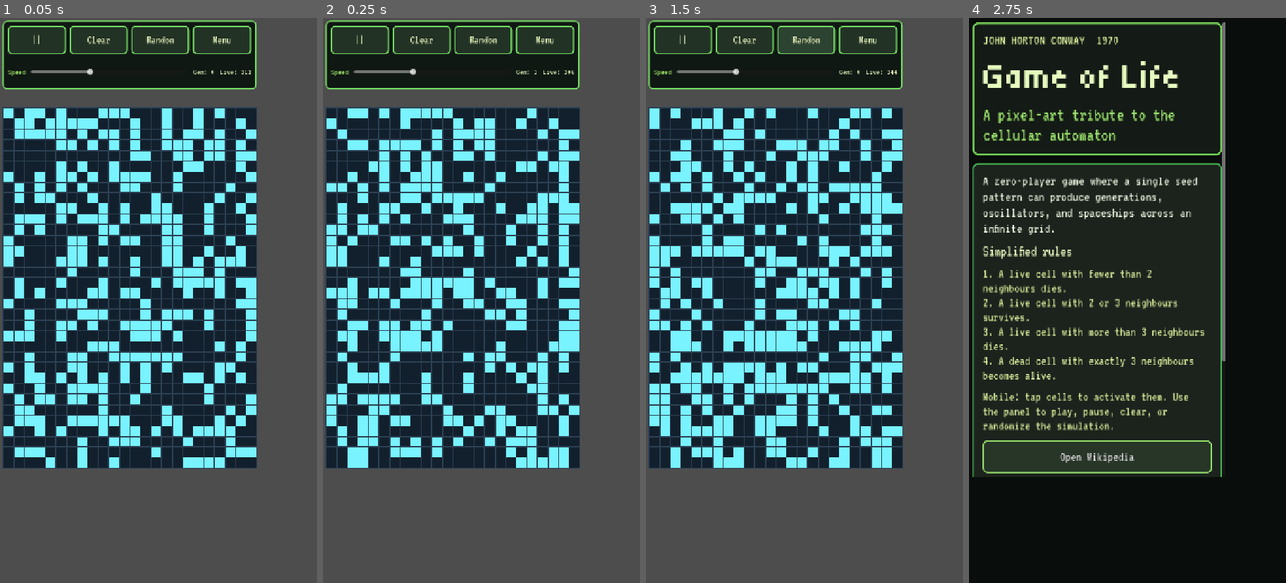
Above: before the commit, frames 1-4 (left to right).
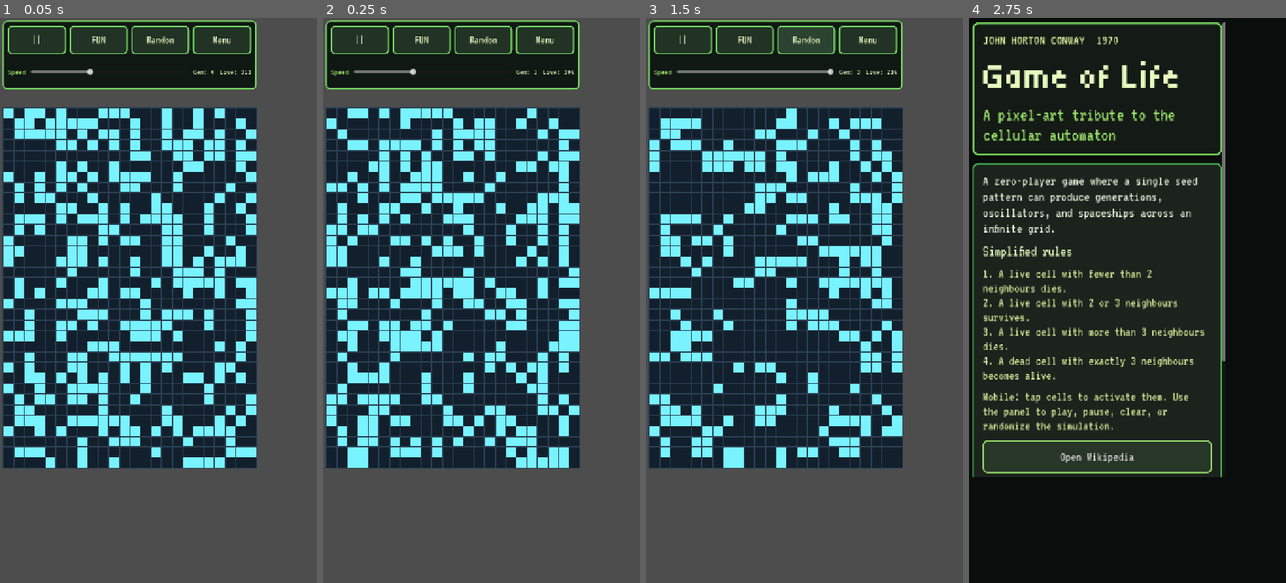
Above: after the commit, the same moments.

Repository: eidast/demo-godot
Game: Godot game, scene res://main.tscn
Same seed, same stepped clock (60 frames per second), same inputs: the game is played once before the commit and once after it. This scene is started directly instead of the project's main scene.
Inputs:
- Up to frame 1 (0.05 s): no input
- Up to frame 2 (0.25 s): no input
- Up to frame 3 (1.5 s): click "Clear" (after the commit: "FUN") at 0.5 s; click "Random" at 1.25 s
- Up to frame 4 (2.75 s): click "Menu" at 2 s

The runs differ from the first frame. In frame 1, less than 0.1% of the frame differs, in the area x 27-35%, y 3-5%; in frame 2, less than 0.1%; in frame 3, 20%, in the area x 1-81%, y 3-80%; in frame 4, nothing differs.

Commit message:
Add procedural music and fun mode updates

Diff:
--- a/main.tscn
+++ b/main.tscn
@@ -1,9 +1,13 @@
-[gd_scene load_steps=2 format=3]
+[gd_scene load_steps=3 format=3]
 
 [ext_resource type="Script" path="res://scripts/GameOfLife.gd" id="1_ufmwb"]
+[ext_resource type="Script" path="res://scripts/GameplayMusicPlayer.gd" id="2_music"]
 
 [node name="GameOfLife" type="Node2D"]
 script = ExtResource("1_ufmwb")
 
+[node name="GameplayMusic" type="AudioStreamPlayer" parent="."]
+script = ExtResource("2_music")
+
 [node name="SimulationTimer" type="Timer" parent="."]
 wait_time = 0.2
--- a/scripts/GameOfLife.gd
+++ b/scripts/GameOfLife.gd
@@ -5,6 +5,7 @@
 const UI_PANEL_HEIGHT := 182.0
 const MIN_GRID_WIDTH := 20
 const MIN_GRID_HEIGHT := 28
+const FUN_REPEAT_THRESHOLD := 50
 
 const DEAD_COLOR := Color("12202d")
 const LIVE_COLOR := Color("78f3ff")
@@ -20,6 +21,7 @@
 const UI_FONT := preload("res://assets/fonts/VT323-Regular.ttf")
 
 @onready var simulation_timer: Timer = $SimulationTimer
+@onready var gameplay_music: AudioStreamPlayer = $GameplayMusic
 
 var current_grid: PackedInt32Array = PackedInt32Array()
 var next_grid: PackedInt32Array = PackedInt32Array()
@@ -33,6 +35,10 @@
 var board_size := Vector2.ZERO
 var drag_paint_value := -1
 var last_touched_cell := Vector2i(-1, -1)
+var is_fun_mode := false
+var fun_repeat_generations := 0
+var previous_grid_state: PackedInt32Array = PackedInt32Array()
+var two_steps_back_grid_state: PackedInt32Array = PackedInt32Array()
 
 var generation_label: Label
 var live_cells_label: Label
@@ -309,8 +315,17 @@
 	generation += 1
 
 	if live_cells == 0:
+		if is_fun_mode:
+			_restart_fun_mode_cycle()
+			return
 		_seed_demo_pattern()
 		return
+
+	if is_fun_mode:
+		_track_fun_mode_progress()
+		if fun_repeat_generations >= FUN_REPEAT_THRESHOLD:
+			_restart_fun_mode_cycle()
+			return
 
 	_update_stats_labels()
 	queue_redraw()
@@ -320,6 +335,7 @@
 	_clear_grid_data()
 	generation = 0
 	live_cells = 0
+	_reset_fun_mode_tracking()
 	_update_stats_labels()
 	queue_redraw()
 
@@ -334,6 +350,7 @@
 
 	live_cells = new_live_cells
 	generation = 0
+	_prime_fun_mode_tracking()
 	_update_stats_labels()
 	queue_redraw()
 
@@ -427,11 +444,12 @@
 		generation_label.text = GameSettings.get_text("generation") % generation
 	if live_cells_label != null:
 		live_cells_label.text = GameSettings.get_text("live_cells") % live_cells
+	_update_music_state()
 
 
 func _apply_translations() -> void:
 	if clear_button != null:
-		clear_button.text = GameSettings.get_text("clear")
+		clear_button.text = GameSettings.get_text("fun")
 	if random_button != null:
 		random_button.text = GameSettings.get_text("random")
 	if back_button != null:
@@ -451,15 +469,20 @@
 
 
 func _on_clear_pressed() -> void:
-	clear_grid()
-	is_running = false
-	simulation_timer.stop()
-	_update_play_pause_label()
+	activate_fun_mode()
 
 
 func _on_random_pressed() -> void:
 	randomize_grid()
 	_start_simulation()
+
+
+func activate_fun_mode() -> void:
+	is_fun_mode = true
+	if speed_slider != null:
+		speed_slider.value = speed_slider.max_value
+		_on_speed_slider_value_changed(speed_slider.value)
+	_restart_fun_mode_cycle()
 
 
 func _begin_paint_at_position(pointer_position: Vector2) -> void:
@@ -485,6 +508,7 @@
 	_set_cell(current_grid, cell.x, cell.y, drag_paint_value)
 	live_cells = _count_live_cells(current_grid)
 	last_touched_cell = cell
+	_prime_fun_mode_tracking()
 	_update_stats_labels()
 	queue_redraw()
 
@@ -568,6 +592,33 @@
 		randomize_grid()
 	if live_cells == 0:
 		_seed_demo_pattern()
+
+
+func _restart_fun_mode_cycle() -> void:
+	randomize_grid()
+	_start_simulation()
+
+
+func _track_fun_mode_progress() -> void:
+	var matches_previous := previous_grid_state.size() == current_grid.size() and current_grid == previous_grid_state
+	var matches_two_steps_back := two_steps_back_grid_state.size() == current_grid.size() and current_grid == two_steps_back_grid_state
+	if matches_previous or matches_two_steps_back:
+		fun_repeat_generations += 1
+	else:
+		fun_repeat_generations = 0
+	two_steps_back_grid_state = previous_grid_state.duplicate()
+	previous_grid_state = current_grid.duplicate()
+
+
+func _reset_fun_mode_tracking() -> void:
+	fun_repeat_generations = 0
+	previous_grid_state = PackedInt32Array()
+	two_steps_back_grid_state = PackedInt32Array()
+
+
+func _prime_fun_mode_tracking() -> void:
+	_reset_fun_mode_tracking()
+	previous_grid_state = current_grid.duplicate()
 
 
 func _update_safe_area() -> void:
@@ -584,3 +635,10 @@
 		hud_margin.add_theme_constant_override("margin_top", safe_insets["top"])
 		hud_margin.add_theme_constant_override("margin_right", safe_insets["right"])
 		hud_margin.add_theme_constant_override("margin_bottom", safe_insets["bottom"])
+
+
+func _update_music_state() -> void:
+	if gameplay_music == null:
+		return
+	if gameplay_music.has_method("update_state"):
+		gameplay_music.call("update_state", live_cells, grid_width * grid_height, is_running)
--- a/scripts/GameSettings.gd
+++ b/scripts/GameSettings.gd
@@ -27,6 +27,7 @@
 		"play": "Play",
 		"pause": "Pausar",
 		"clear": "Limpiar",
+		"fun": "FUN",
 		"random": "Aleatorio",
 		"seed": "Patron",
 		"speed": "Velocidad",
@@ -57,6 +58,7 @@
 		"play": "Play",
 		"pause": "Pause",
 		"clear": "Clear",
+		"fun": "FUN",
 		"random": "Random",
 		"seed": "Pattern",
 		"speed": "Speed",
--- /dev/null
+++ b/scripts/GameplayMusicPlayer.gd
@@ -0,0 +1,228 @@
+extends AudioStreamPlayer
+
+const MIX_RATE := 44100.0
+const BUFFER_LENGTH := 0.35
+const TWO_PI := PI * 2.0
+
+const MIN_BPM := 62.0
+const MAX_BPM := 168.0
+const ROOT_MIDI := 40
+const SCALE := [0, 2, 3, 5, 7, 9, 10]
+const CHORD_PROGRESSION := [
+	[0, 3, 4],
+	[5, 1, 3],
+	[3, 5, 0],
+	[4, 6, 1],
+]
+
+var playback: AudioStreamGeneratorPlayback
+
+var live_density_target := 0.0
+var live_density := 0.0
+var energy_target := 0.0
+var energy := 0.0
+var board_running := true
+
+var song_time := 0.0
+var note_time := 0.0
+var chord_time := 0.0
+var note_duration := 0.75
+var chord_duration := 4.0
+var chord_index := 0
+var lead_note_index := 0
+var random_state := RandomNumberGenerator.new()
+
+var lead_frequency := 0.0
+var lead_phase := 0.0
+var lead_age := 0.0
+var lead_duration_seconds := 0.8
+
+var pad_frequencies := PackedFloat32Array([0.0, 0.0, 0.0])
+var pad_phases := PackedFloat32Array([0.0, 0.0, 0.0])
+var pad_age := 0.0
+var pad_duration_seconds := 2.0
+
+var bass_frequency := 0.0
+var bass_phase := 0.0
+var bass_age := 0.0
+var bass_duration_seconds := 1.1
+
+
+func _ready() -> void:
+	var generator := AudioStreamGenerator.new()
+	generator.mix_rate = MIX_RATE
+	generator.buffer_length = BUFFER_LENGTH
+	stream = generator
+	volume_db = -18.0
+	bus = &"Master"
+	random_state.randomize()
+	play()
+	playback = get_stream_playback() as AudioStreamGeneratorPlayback
+	_advance_harmony(true)
+	_schedule_next_note(true)
+	_fill_buffer()
+	set_process(true)
+
+
+func _process(delta: float) -> void:
+	live_density = lerpf(live_density, live_density_target, min(1.0, delta * 1.6))
+	energy = lerpf(energy, energy_target, min(1.0, delta * 2.0))
+	if playback == null:
+		return
+	_fill_buffer()
+
+
+func _exit_tree() -> void:
+	stop()
+	playback = null
+
+
+func update_state(live_cells: int, total_cells: int, is_running: bool) -> void:
+	if total_cells <= 0:
+		live_density_target = 0.0
+	else:
+		live_density_target = clampf(float(live_cells) / float(total_cells), 0.0, 1.0)
+	board_running = is_running
+	energy_target = live_density_target if board_running else live_density_target * 0.45
+
+
+func _fill_buffer() -> void:
+	var frames_available := playback.get_frames_available()
+	for _frame in range(frames_available):
+		var seconds_per_beat := 60.0 / _current_bpm()
+		var sample := _sample_current_mix(seconds_per_beat)
+		playback.push_frame(Vector2(sample, sample))
+
+		var delta_time := 1.0 / MIX_RATE
+		song_time += delta_time
+		note_time += delta_time / seconds_per_beat
+		chord_time += delta_time / seconds_per_beat
+		lead_age += delta_time
+		pad_age += delta_time
+		bass_age += delta_time
+
+		if chord_time >= chord_duration:
+			chord_time -= chord_duration
+			_advance_harmony(false)
+		if note_time >= note_duration:
+			note_time -= note_duration
+			_schedule_next_note(false)
+
+
+func _sample_current_mix(seconds_per_beat: float) -> float:
+	var lead := _sample_lead(seconds_per_beat)
+	var pad := _sample_pad(seconds_per_beat)
+	var bass := _sample_bass(seconds_per_beat)
+	var movement := sin(song_time * TWO_PI * (0.08 + energy * 0.18)) * 0.01
+	return clampf(lead + pad + bass + movement, -0.92, 0.92)
+
+
+func _sample_lead(seconds_per_beat: float) -> float:
+	if lead_frequency <= 0.0:
+		return 0.0
+	var phase_step := lead_frequency / MIX_RATE
+	lead_phase = fmod(lead_phase + phase_step, 1.0)
+	var brightness := lerpf(0.42, 0.64, energy)
+	var wave := 1.0 if lead_phase < brightness else -1.0
+	var envelope := _adsr(lead_age, lead_duration_seconds, 0.08, 0.15, 0.55 + energy * 0.2)
+	return wave * envelope * lerpf(0.04, 0.09, energy) * sqrt(seconds_per_beat)
+
+
+func _sample_pad(seconds_per_beat: float) -> float:
+	var total := 0.0
+	for index in range(pad_frequencies.size()):
+		var frequency := pad_frequencies[index]
+		if frequency <= 0.0:
+			continue
+		var phase := fmod(pad_phases[index] + frequency / MIX_RATE, 1.0)
+		pad_phases[index] = phase
+		total += _triangle_wave(phase)
+	var envelope := _adsr(pad_age, pad_duration_seconds, 0.22, 0.35, 0.72)
+	return total * envelope * lerpf(0.025, 0.05, energy) * seconds_per_beat
+
+
+func _sample_bass(seconds_per_beat: float) -> float:
+	if bass_frequency <= 0.0:
+		return 0.0
+	bass_phase = fmod(bass_phase + bass_frequency / MIX_RATE, 1.0)
+	var sub := sin(bass_phase * TWO_PI)
+	var envelope := _adsr(bass_age, bass_duration_seconds, 0.04, 0.24, 0.68)
+	return sub * envelope * lerpf(0.05, 0.1, energy) * seconds_per_beat
+
+
+func _advance_harmony(initial: bool) -> void:
+	if not initial:
+		chord_index = (chord_index + 1) % CHORD_PROGRESSION.size()
+	var chord: Array = CHORD_PROGRESSION[chord_index]
+	var root_degree: int = chord[0]
+	pad_frequencies[0] = _degree_to_frequency(root_degree, 1)
+	pad_frequencies[1] = _degree_to_frequency(chord[1], 1)
+	pad_frequencies[2] = _degree_to_frequency(chord[2], 1)
+	pad_age = 0.0
+	pad_duration_seconds = (60.0 / _current_bpm()) * chord_duration * 1.1
+	bass_frequency = _degree_to_frequency(root_degree, 0)
+	bass_age = 0.0
+	bass_duration_seconds = (60.0 / _current_bpm()) * lerpf(1.8, 0.75, energy)
+
+
+func _schedule_next_note(initial: bool) -> void:
+	var chord: Array = CHORD_PROGRESSION[chord_index]
+	var activity := pow(live_density, 0.75)
+	var rest_chance := lerpf(0.38, 0.04, activity)
+	if not initial and random_state.randf() < rest_chance:
+		lead_frequency = 0.0
+	else:
+		var use_chord_tone := random_state.randf() < lerpf(0.92, 0.62, activity)
+		var degree: int
+		if use_chord_tone:
+			degree = chord[(lead_note_index + random_state.randi_range(0, 1)) % chord.size()]
+		else:
+			degree = int(random_state.randi() % SCALE.size())
+		var octave_offset := 1 if activity < 0.45 else (2 if activity < 0.82 else 3)
+		lead_frequency = _degree_to_frequency(degree, octave_offset)
+		lead_age = 0.0
+		lead_duration_seconds = (60.0 / _current_bpm()) * lerpf(1.35, 0.3, activity)
+	lead_note_index = (lead_note_index + 1) % chord.size()
+	note_duration = _next_note_length_beats(activity)
+
+
+func _next_note_length_beats(activity: float) -> float:
+	if activity < 0.18:
+		return 1.5
+	if activity < 0.38:
+		return 1.0
+	if activity < 0.58:
+		return 0.75 if random_state.randf() < 0.3 else 0.5
+	if activity < 0.8:
+		return 0.5 if random_state.randf() < 0.6 else 0.25
+	return 0.25
+
+
+func _degree_to_frequency(scale_degree: int, octave: int) -> float:
+	var normalized_degree := posmod(scale_degree, SCALE.size())
+	var octave_offset := floori(float(scale_degree) / float(SCALE.size()))
+	var semitone: int = SCALE[normalized_degree] + (octave + octave_offset) * 12
+	return 440.0 * pow(2.0, (float(ROOT_MIDI + semitone) - 69.0) / 12.0)
+
+
+func _current_bpm() -> float:
+	return lerpf(MIN_BPM, MAX_BPM, pow(energy, 1.35))
+
+
+func _adsr(age: float, duration: float, attack_portion: float, release_portion: float, sustain_level: float) -> float:
+	if duration <= 0.0:
+		return 0.0
+	var attack_time := maxf(0.01, duration * attack_portion)
+	var release_time := maxf(0.04, duration * release_portion)
+	var sustain_end := maxf(attack_time, duration - release_time)
+	if age < attack_time:
+		return age / attack_time
+	if age < sustain_end:
+		return sustain_level
+	if age < duration:
+		return lerpf(sustain_level, 0.0, (age - sustain_end) / release_time)
+	return 0.0
+
+
+func _triangle_wave(phase: float) -> float:
+	return 1.0 - 4.0 * abs(phase - 0.5)
--- /dev/null
+++ b/scripts/WelcomeMusicPlayer.gd
@@ -0,0 +1,184 @@
+extends AudioStreamPlayer
+
+const MIX_RATE := 44100.0
+const BUFFER_LENGTH := 0.35
+const BPM := 92.0
+const BEAT_DURATION := 60.0 / BPM
+const STEP_DURATION := BEAT_DURATION * 0.5
+const MASTER_GAIN := 0.15
+const TWO_PI := PI * 2.0
+
+const MELODY_STEPS := [
+	{"note": "E4", "beats": 2.0},
+	{"note": "G4", "beats": 1.0},
+	{"note": "A4", "beats": 1.0},
+	{"note": "G4", "beats": 2.0},
+	{"note": "E4", "beats": 2.0},
+	{"note": "D4", "beats": 2.0},
+	{"note": "E4", "beats": 2.0},
+	{"note": "B3", "beats": 2.0},
+	{"note": "D4", "beats": 2.0},
+	{"note": "E4", "beats": 2.0},
+	{"note": "REST", "beats": 2.0},
+	{"note": "A3", "beats": 2.0},
+	{"note": "B3", "beats": 2.0},
+	{"note": "D4", "beats": 2.0},
+	{"note": "E4", "beats": 4.0},
+]
+
+const BASS_STEPS := [
+	{"note": "E2", "beats": 2.0},
+	{"note": "E2", "beats": 2.0},
+	{"note": "C3", "beats": 2.0},
+	{"note": "B2", "beats": 2.0},
+	{"note": "A2", "beats": 2.0},
+	{"note": "A2", "beats": 2.0},
+	{"note": "B2", "beats": 2.0},
+	{"note": "E2", "beats": 2.0},
+]
+
+var playback: AudioStreamGeneratorPlayback
+var melody_notes: Array[Dictionary] = []
+var bass_notes: Array[Dictionary] = []
+var song_length := 0.0
+var playhead := 0.0
+
+
+func _ready() -> void:
+	var generator := AudioStreamGenerator.new()
+	generator.mix_rate = MIX_RATE
+	generator.buffer_length = BUFFER_LENGTH
+	stream = generator
+	volume_db = -19.0
+	bus = &"Master"
+	melody_notes = _build_notes(MELODY_STEPS, 0.0)
+	bass_notes = _build_notes(BASS_STEPS, 0.0)
+	song_length = max(_sequence_length(melody_notes), _sequence_length(bass_notes))
+	play()
+	playback = get_stream_playback() as AudioStreamGeneratorPlayback
+	_fill_buffer()
+	set_process(true)
+
+
+func _process(_delta: float) -> void:
+	if playback == null:
+		return
+	_fill_buffer()
+
+
+func _exit_tree() -> void:
+	stop()
+	playback = null
+
+
+func _fill_buffer() -> void:
+	var frames_available := playback.get_frames_available()
+	for _frame in range(frames_available):
+		var sample := _sample_song(playhead) * MASTER_GAIN
+		playback.push_frame(Vector2(sample, sample))
+		playhead += 1.0 / MIX_RATE
+		if playhead >= song_length:
+			playhead = fmod(playhead, song_length)
+
+
+func _sample_song(song_time: float) -> float:
+	var melody := _sample_voice(song_time, melody_notes, 0.48, 0.22, 0.62)
+	var bass := _sample_voice(song_time, bass_notes, 0.42, 0.12, 0.0)
+	var shimmer := sin(song_time * TWO_PI * 0.35) * 0.01
+	return clampf(melody + bass + shimmer, -0.95, 0.95)
+
+
+func _sample_voice(song_time: float, notes: Array[Dictionary], gain: float, attack: float, pulse_width: float) -> float:
+	var note := _find_note(notes, song_time)
+	if note.is_empty():
+		return 0.0
+
+	var frequency: float = note["frequency"]
+	if frequency <= 0.0:
+		return 0.0
+
+	var local_time: float = song_time - note["start"]
+	var duration: float = note["duration"]
+	var envelope := _envelope(local_time, duration, attack)
+	var phase := fmod(local_time * frequency, 1.0)
+	var oscillator := _pulse_wave(phase, pulse_width) if pulse_width > 0.0 else _triangle_wave(phase)
+	return oscillator * envelope * gain
+
+
+func _envelope(local_time: float, duration: float, attack_portion: float) -> float:
+	var attack_time: float = maxf(0.01, duration * attack_portion)
+	var release_time: float = maxf(0.04, duration * 0.24)
+	var sustain_end: float = maxf(attack_time, duration - release_time)
+
+	if local_time < attack_time:
+		return local_time / attack_time
+	if local_time > sustain_end:
+		return max(0.0, (duration - local_time) / release_time)
+	return 1.0
+
+
+func _pulse_wave(phase: float, width: float) -> float:
+	return 1.0 if phase < width else -1.0
+
+
+func _triangle_wave(phase: float) -> float:
+	return 1.0 - 4.0 * abs(phase - 0.5)
+
+
+func _build_notes(steps: Array, octave_shift: float) -> Array[Dictionary]:
+	var notes: Array[Dictionary] = []
+	var cursor := 0.0
+	for step in steps:
+		var duration: float = float(step.get("beats", 1.0)) * STEP_DURATION
+		var note_name: String = step.get("note", "REST")
+		notes.append(
+			{
+				"start": cursor,
+				"duration": duration,
+				"frequency": _note_to_frequency(note_name, octave_shift),
+			}
+		)
+		cursor += duration
+	return notes
+
+
+func _sequence_length(notes: Array[Dictionary]) -> float:
+	if notes.is_empty():
+		return 0.0
+	var last_note: Dictionary = notes[notes.size() - 1]
+	return float(last_note["start"]) + float(last_note["duration"])
+
+
+func _find_note(notes: Array[Dictionary], song_time: float) -> Dictionary:
+	for note in notes:
+		var start: float = note["start"]
+		var finish: float = start + note["duration"]
+		if song_time >= start and song_time < finish:
+			return note
+	return {}
+
+
+func _note_to_frequency(note_name: String, octave_shift: float) -> float:
+	if note_name == "REST":
+		return 0.0
+
+	var semitone_map := {
+		"C": 0,
+		"C#": 1,
+		"D": 2,
+		"D#": 3,
+		"E": 4,
+		"F": 5,
+		"F#": 6,
+		"G": 7,
+		"G#": 8,
+		"A": 9,
+		"A#": 10,
+		"B": 11,
+	}
+
+	var pitch: String = note_name.left(note_name.length() - 1)
+	var octave: int = int(note_name.right(1))
+	var midi_note := (octave + 1) * 12 + int(semitone_map.get(pitch, 0))
+	var shifted_note: float = midi_note + octave_shift
+	return 440.0 * pow(2.0, (shifted_note - 69.0) / 12.0)
--- a/tests/test_runner.gd
+++ b/tests/test_runner.gd
@@ -76,6 +76,25 @@
 	_assert_true(scene.live_cells > 0, "An empty board step should reseed the demo pattern.")
 	_assert_true(scene.generation == 0 or scene.generation == 1, "Reseed path should keep generation bounded.")
 
+	scene.activate_fun_mode()
+	_assert_true(scene.is_fun_mode, "FUN mode should stay enabled after activation.")
+	_assert_eq(scene.speed_slider.value, scene.speed_slider.max_value, "FUN mode should jump to max speed.")
+
+	scene.clear_grid()
+	scene.is_fun_mode = true
+	scene._set_cell(scene.current_grid, 3, 3, 1)
+	scene._set_cell(scene.current_grid, 4, 3, 1)
+	scene._set_cell(scene.current_grid, 3, 4, 1)
+	scene._set_cell(scene.current_grid, 4, 4, 1)
+	scene.live_cells = scene._count_live_cells(scene.current_grid)
+	scene._prime_fun_mode_tracking()
+	scene.fun_repeat_generations = scene.FUN_REPEAT_THRESHOLD - 1
+	scene.step_simulation()
+	_assert_eq(scene.generation, 0, "FUN mode should restart from a fresh random board after a repeated pattern threshold.")
+	_assert_true(scene.live_cells > 0, "FUN mode restart should leave a visible randomized board.")
+	_assert_eq(scene.fun_repeat_generations, 0, "FUN mode restart should reset the repeat counter.")
+	_assert_true(scene.is_running, "FUN mode restart should keep the simulation running.")
+
 	root.remove_child(scene)
 	scene.free()
 	await process_frame
--- a/welcome.tscn
+++ b/welcome.tscn
@@ -1,8 +1,9 @@
-[gd_scene load_steps=9 format=3]
+[gd_scene load_steps=10 format=3]
 
 [ext_resource type="Script" path="res://scripts/WelcomeScreen.gd" id="1_q27ei"]
 [ext_resource type="FontFile" path="res://assets/fonts/Tiny5-Regular.ttf" id="2_font"]
 [ext_resource type="FontFile" path="res://assets/fonts/VT323-Regular.ttf" id="3_font_body"]
+[ext_resource type="Script" path="res://scripts/WelcomeMusicPlayer.gd" id="4_music"]
 
 [sub_resource type="StyleBoxFlat" id="StyleBoxFlat_hero"]
 bg_color = Color(0.0784314, 0.101961, 0.0823529, 1)
@@ -87,6 +88,9 @@
 grow_vertical = 2
 script = ExtResource("1_q27ei")
 
+[node name="WelcomeMusic" type="AudioStreamPlayer" parent="."]
+script = ExtResource("4_music")
+
 [node name="Background" type="ColorRect" parent="."]
 layout_mode = 1
 anchors_preset = 15
Not shown, changed: README.md
